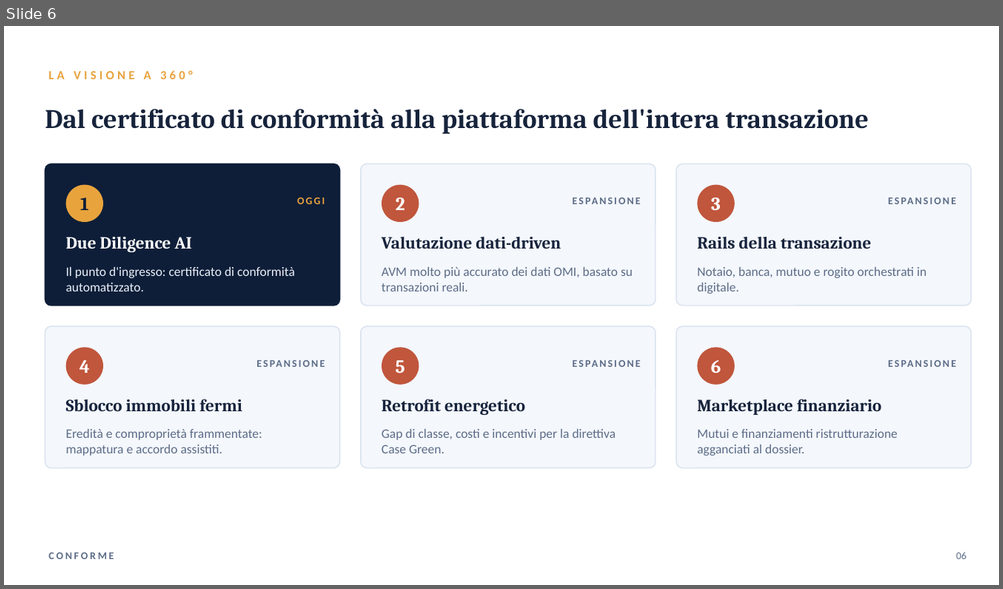
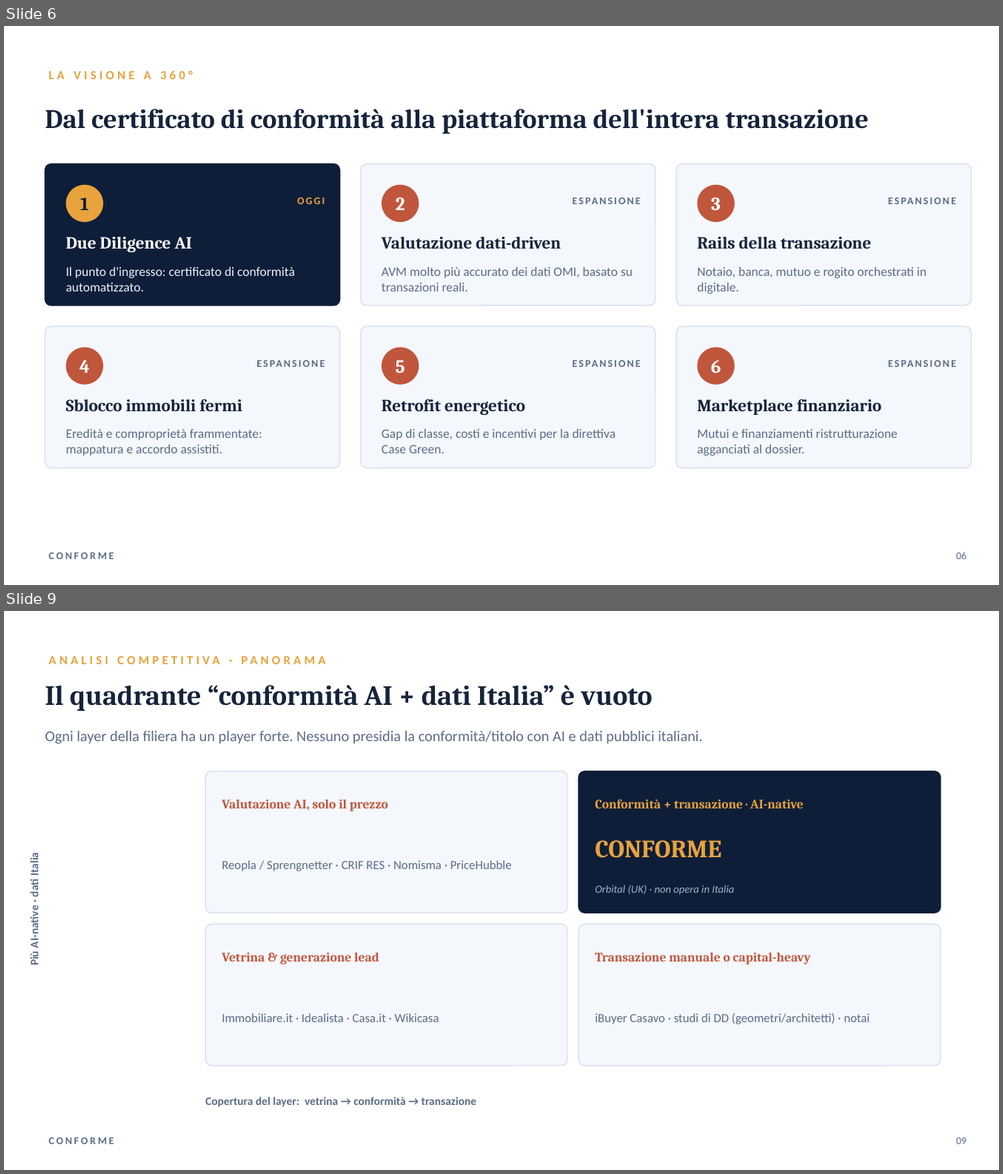
Before and after one commit to lucamartino-dev/Luca, a slide deck: proptech-deck/Conforme_Pitch.pptx. Shown one above the other, each under a label of ours: slide 6 before the commit, slides 6 and 9 after it; the slides between them are not shown. The pictures are 1003x589 and 1003x1174 pixels, drawn with LibreOffice and Linux fonts; fonts in the diff are those of the drawing. Boxes give left, top, right and bottom in pixels: in the first picture for what was removed or moved away, otherwise in the second. Text is boxed around its words. In the diff, an @@ line names an element or a change of style, - is before the commit and + after.

```diff
--- a/proptech-deck/Conforme_Pitch.pptx
+++ b/proptech-deck/Conforme_Pitch.pptx
@@ slide 9 added at bbox=[4, 611, 999, 1170], background #FFFFFF @@
@@ text added at bbox=[48, 648, 496, 671], 12 pt, text #E8A33D, bold @@
+ANALISI COMPETITIVA · PANORAMA
@@ text added at bbox=[45, 685, 652, 711], 27 pt, text #16233B, bold @@
+Il quadrante “conformità AI + dati Italia” è vuoto
@@ text added at bbox=[45, 731, 703, 744], 14.5 pt, text #5C6C87 @@
+Ogni layer della filiera ha un player forte. Nessuno presidia la conformità/titolo con AI e dati pubblici italiani.
@@ rounded rectangle added at bbox=[205, 772, 567, 913], fill #F4F7FC, outline #D9E2EF 1 pt @@
@@ rounded rectangle added at bbox=[578, 772, 940, 913], fill #0E1E38, outline #0E1E38 1 pt @@
@@ text added at bbox=[222, 800, 388, 812], 12.5 pt, text #C0563C, bold @@
+Valutazione AI, solo il prezzo
@@ text added at bbox=[595, 799, 803, 809], 12.5 pt, text #E8A33D, bold @@
+Conformità + transazione · AI-native
@@ text added at bbox=[595, 840, 721, 858], 24 pt, text #E8A33D, bold @@
+CONFORME
@@ text added at bbox=[28, 855, 42, 965], 11 pt, text #5C6C87, bold @@
+Più AI-native · dati Italia
@@ text added at bbox=[222, 860, 512, 871], 12 pt, text #5C6C87 @@
+Reopla / Sprengnetter · CRIF RES · Nomisma · PriceHubble
@@ text added at bbox=[595, 885, 734, 895], 10.5 pt, text #9DB0CC, italic @@
+Orbital (UK) · non opera in Italia
@@ rounded rectangle added at bbox=[205, 924, 567, 1066], fill #F4F7FC, outline #D9E2EF 1 pt @@
@@ rounded rectangle added at bbox=[578, 924, 940, 1066], fill #F4F7FC, outline #D9E2EF 1 pt @@
@@ text added at bbox=[222, 953, 379, 965], 12.5 pt, text #C0563C, bold @@
+Vetrina & generazione lead
@@ text added at bbox=[595, 953, 811, 965], 12.5 pt, text #C0563C, bold @@
+Transazione manuale o capital-heavy
@@ text added at bbox=[222, 1014, 439, 1022], 12 pt, text #5C6C87 @@
+Immobiliare.it · Idealista · Casa.it · Wikicasa
@@ text added at bbox=[595, 1014, 870, 1025], 12 pt, text #5C6C87 @@
+iBuyer Casavo · studi di DD (geometri/architetti) · notai
@@ text added at bbox=[205, 1097, 476, 1108], 11 pt, text #5C6C87, bold @@
+Copertura del layer: vetrina → conformità → transazione
@@ text added at bbox=[48, 1138, 114, 1145], 10 pt, text #5C6C87, bold @@
+CONFORME
@@ text added at bbox=[956, 1138, 966, 1145], 10 pt, text #5C6C87 @@
+09
```
Also in this commit, not shown: 9 slides changed, 2 other slides added, 4 other files.
